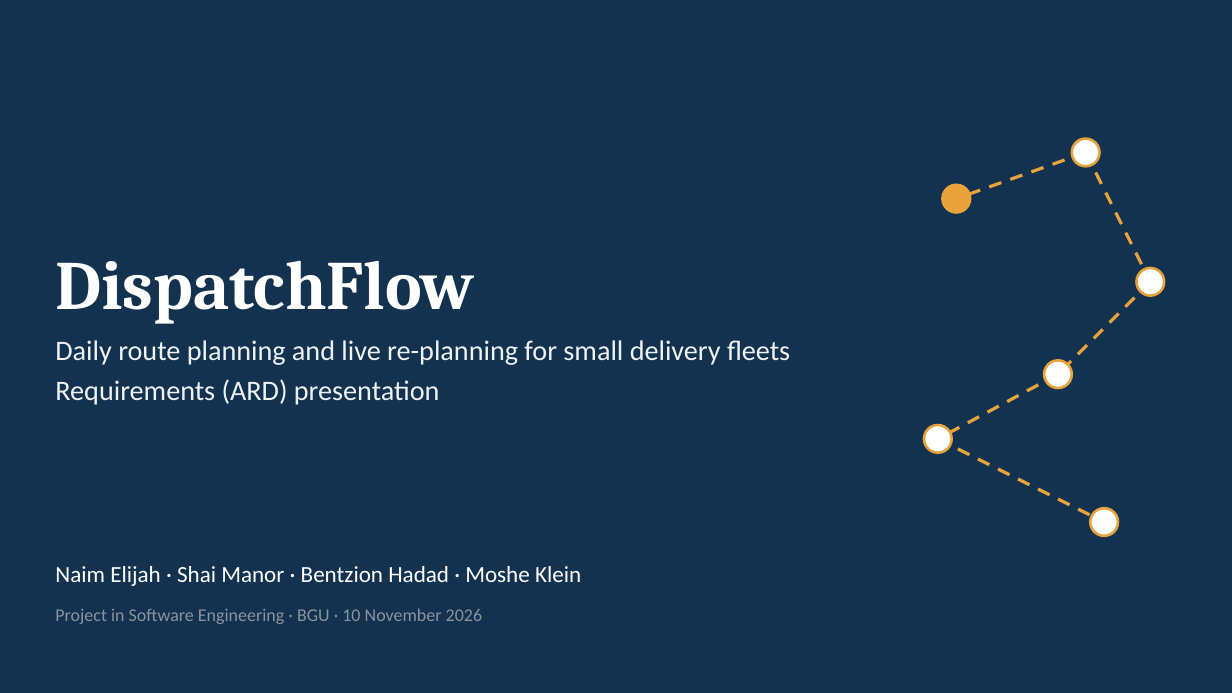
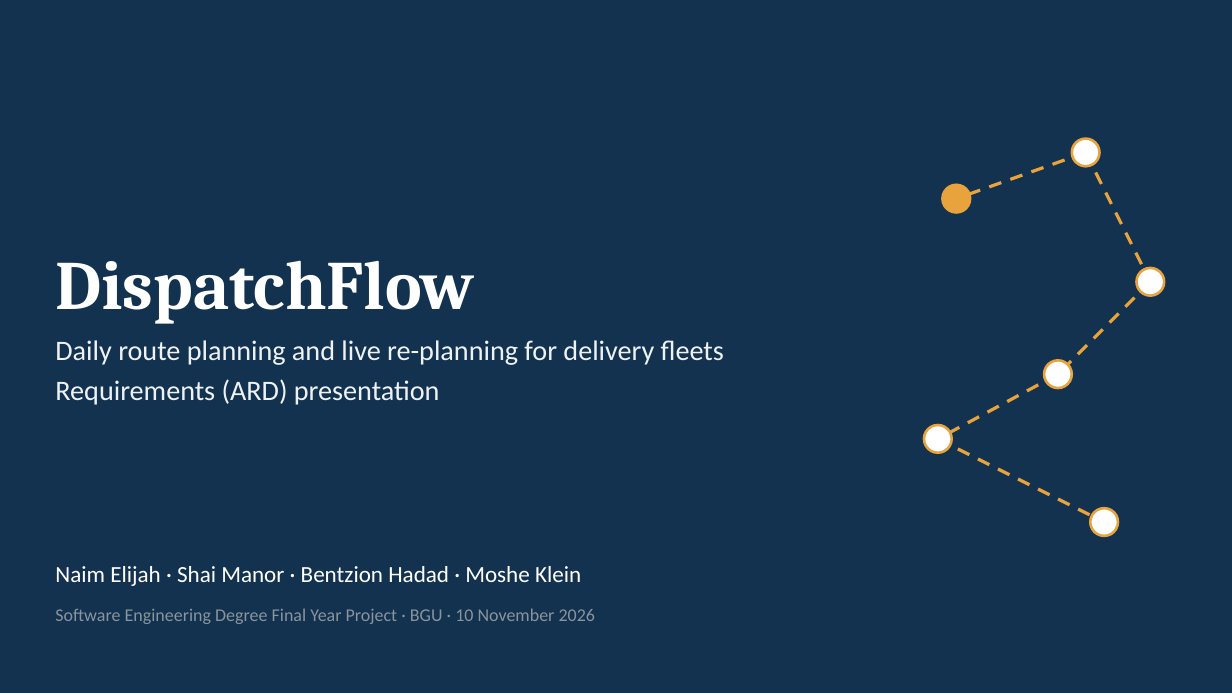
Before and after one commit to NaimElijah/DispatchFlow, a slide deck: slide 1 of docs/presentations/ARD/DispatchFlow_ARD_Presentation.pptx. Drawn at 1232x693 pixels with LibreOffice and Linux fonts; fonts in the diff are those of the drawing. Boxes give left, top, right and bottom in pixels: in the first picture for what was removed or moved away, otherwise in the second. Text is boxed around its words. In the diff, an @@ line names an element or a change of style, - is before the commit and + after.

Commit message:
docs: update the ARD and its presentation
The ARD and its presentation from #31 were reviewed and revised. The
ARD is now version 1.0 of 10 November 2026, derived from the course
ARD template; it names all four team members and ends with the plan
for the proof of concept. The presentation (15 slides) is revised
with it.

Closes #38
Closes #39

```diff
--- a/docs/presentations/ARD/DispatchFlow_ARD_Presentation.pptx
+++ b/docs/presentations/ARD/DispatchFlow_ARD_Presentation.pptx
@@ text at [55, 340, 724, 365]: text changed @@
-Daily route planning and live re-planning for small delivery fleets
+Daily route planning and live re-planning for delivery fleets
@@ text at [55, 608, 595, 624]: text changed @@
-Project in Software Engineering · BGU · 10 November 2026
+Software Engineering Degree Final Year Project · BGU · 10 November 2026
```
Also in this commit, not shown: 7 other slides changed, 7 slides added, 8 slides removed, 1 other file.
